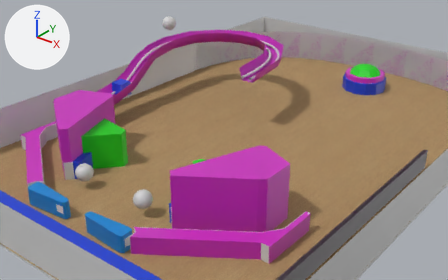
A saved change to the COLLADA model output.dae.
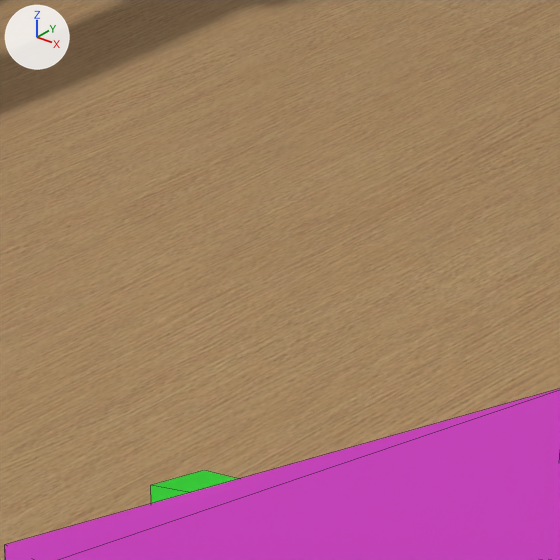
Each version is shown from a 50 mm lens placed at (11.63, -7.9, 4.69), pointed at (5.37, -0.08, -0.16), then close up on the part from 38% to 57% of the width and 30% to 62% of the height. The axes (+X, +Y, +Z) are drawn at upper left. The lights are the same throughout. The close-ups show mesh edges as thin lines. Where no turn or scale is listed for an object, it has been applied to the vertices.

The scene before the commit, as lines of its bpy script (objects in view):
```python
me_cube_005 = bpy.data.meshes.new('Cube.005')
me_cube_005.from_pydata(...)  # 50 vertices, 92 faces; spans x -1.76..-0.17, y -1.63..0.51, z -0.21..0.94
me_cube_005.materials.append(mat_invisble_002)  # pink #cd2cc0
me_cube_009 = bpy.data.meshes.new('Cube.009')
me_cube_009.from_pydata(...)  # 8 vertices, 12 faces; spans x -0.509..0.445, y -0.582..0.391, z -0.435..0.435
me_cube_009.materials.append(mat_force_material_003)  # green #15d115
me_plane = bpy.data.meshes.new('Plane')
me_plane.from_pydata(...)  # 4 vertices, 2 faces; spans x -3.16..3.16, y -4.62..4.62, z 0.0
me_plane.materials.append(mat_wood)  # picture img_birch_wood_png
ob_force_003 = bpy.data.objects.new('FORCE_003', me_cube_009)
ob_force_003.location = (6.914, -2.181, 0.141)
ob_p_right_inlane = bpy.data.objects.new('P_right_inlane', me_cube_005)
ob_p_right_inlane.location = (8.359, -1.988, -0.096)
ob_plane_0 = bpy.data.objects.new('PLANE_0', me_plane)
ob_plane_0.location = (5.989, 0.096, 0.0)
```
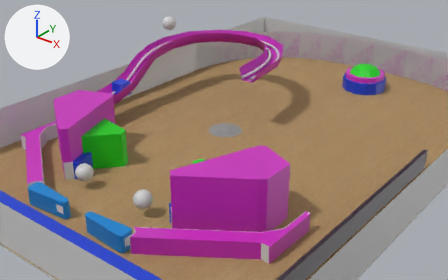
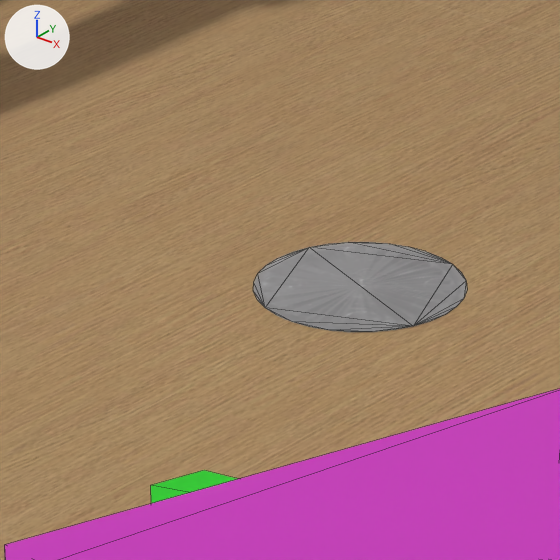
Changed parts and their boxes [x1, y1, x2, y2] in the close-ups (560 x 560 px):
'Cylinder', added: after [253, 242, 467, 332]

The edits, one by one:
Picture 'insert_circle.png' (img_insert_circle_png) is new.
Material 'circle_insert' (mat_circle_insert) is new.
Its texture is img_insert_circle_png.
Its roughness is 0.44.
Mesh me_cylinder is new.
It has 32 vertices, 30 faces and spans x -0.3..0.3, y -0.3..0.3, z 0.002.
It uses material mat_circle_insert (picture img_insert_circle_png).
Object 'Cylinder' (ob_cylinder) is new; it shows me_cylinder.
Its location is (5.344, 0.0, 0.0).
